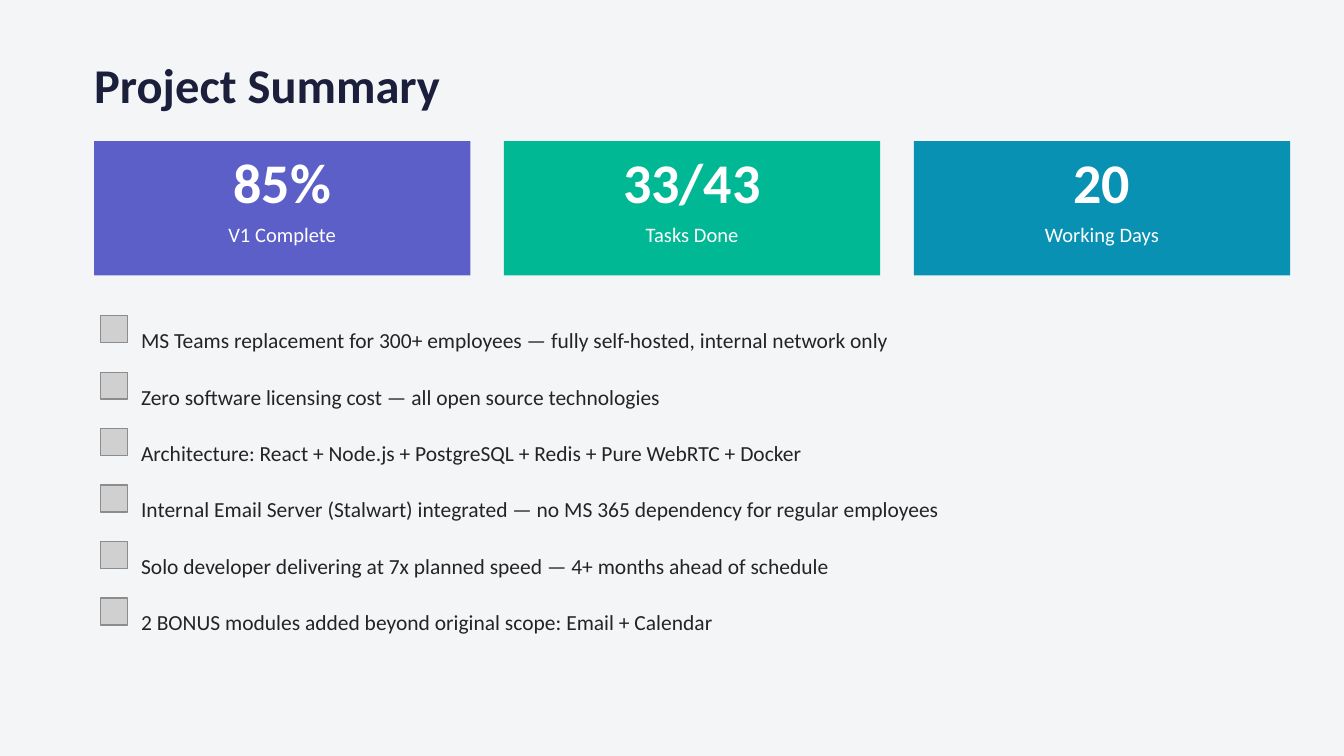
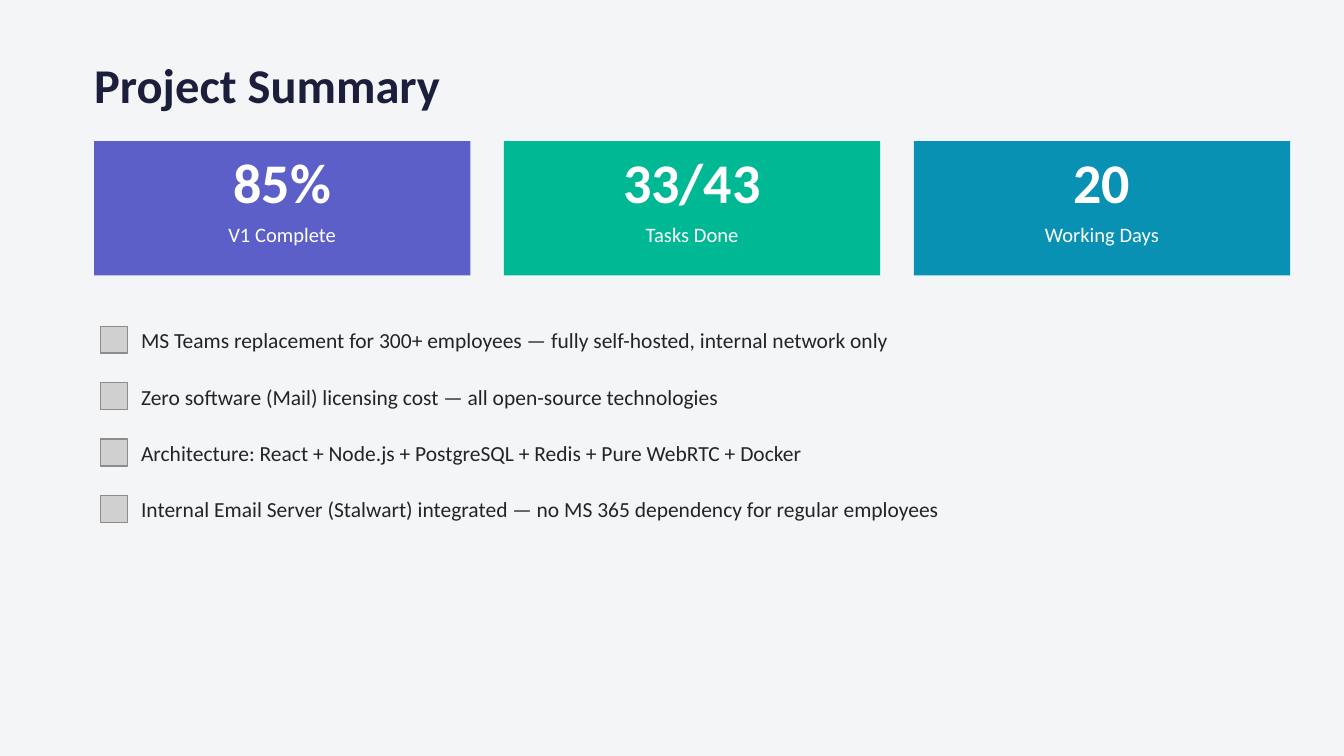
Before and after one commit to dipesh3088balasorealloys/Internal_Communication, a slide deck: slide 2 of docs/BAL_Connect_V1_Progress_Report_updated_ppt.pptx. Drawn at 1344x756 pixels with LibreOffice and Linux fonts; fonts in the diff are those of the drawing; grey boxes stand for pictures. Boxes give left, top, right and bottom in pixels: in the first picture for what was removed or moved away, otherwise in the second. Text is boxed around its words. In the diff, an @@ line names an element or a change of style, - is before the commit and + after.

Commit message:
All fixes: conversation load, presence reset, login page, email routing

```diff
--- a/docs/BAL_Connect_V1_Progress_Report_updated_ppt.pptx
+++ b/docs/BAL_Connect_V1_Progress_Report_updated_ppt.pptx
@@ text at box(141, 389, 718, 409): text changed @@
-Zero software licensing cost — all open source technologies
+Zero software (Mail) licensing cost — all open-source technologies
@@ 4 pictures: place and size @@
-4 pictures at box(101, 316, 128, 512)
+4 pictures at box(101, 327, 128, 523)
@@ picture removed at box(101, 542, 128, 569) @@
@@ text removed at box(141, 559, 829, 578) @@
-Solo developer delivering at 7x planned speed — 4+ months ahead of schedule
@@ picture removed at box(101, 598, 128, 625) @@
@@ text removed at box(141, 615, 712, 634) @@
-2 BONUS modules added beyond original scope: Email + Calendar
```
Also in this commit, not shown: 5 other slides changed, 2 slides added, 4 slides removed, 9 other files.
